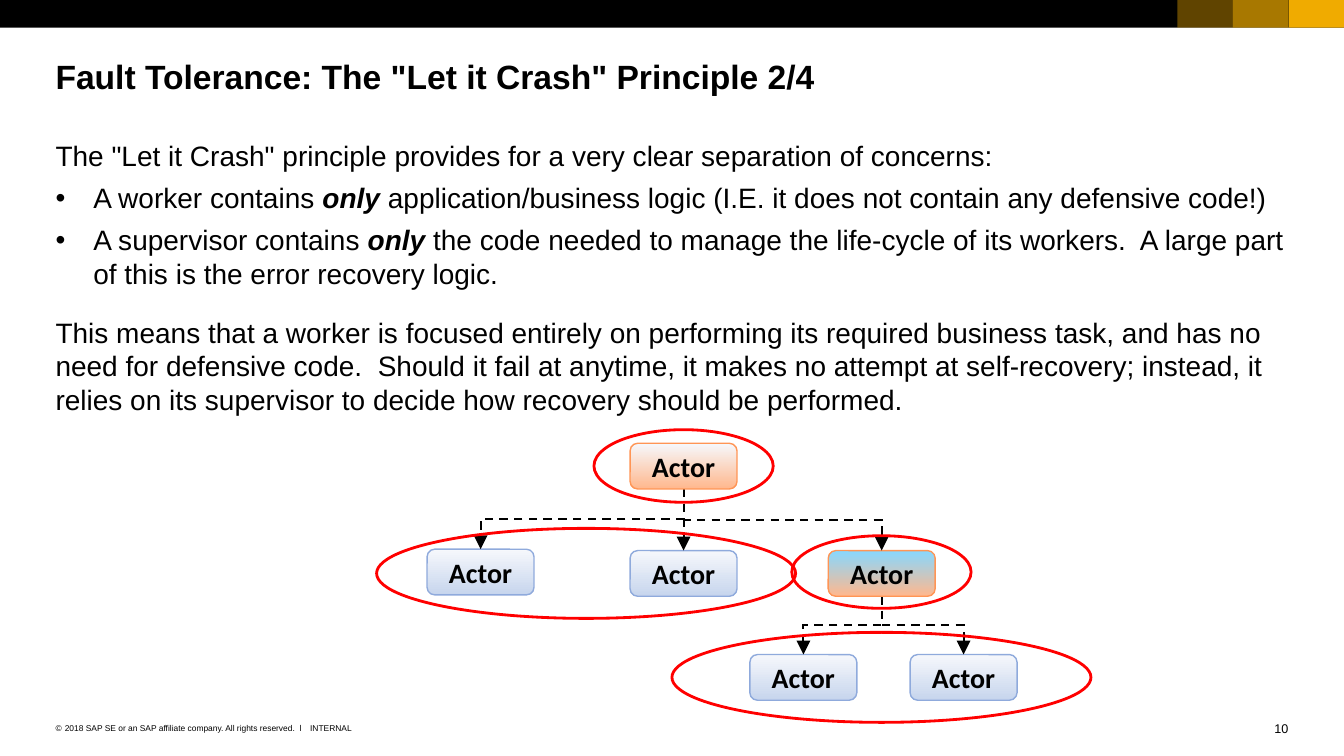
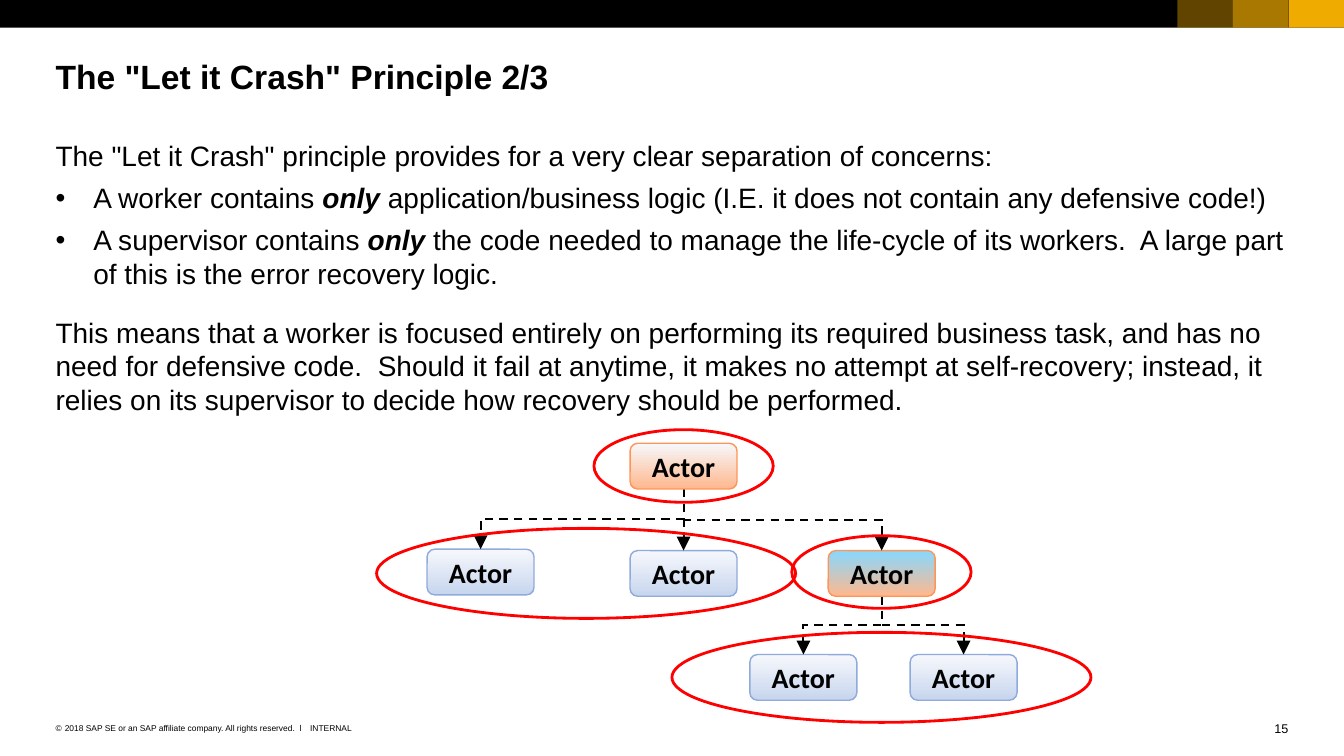
Before and after one commit to ChrisWhealy/WeatherDemo, a slide deck: slide 15 of documentation/Using the Actor Model.ppsx (slide 10 before the commit). Drawn at 1344x756 pixels with LibreOffice and Linux fonts; fonts in the diff are those of the drawing. Boxes give left, top, right and bottom in pixels: in the first picture for what was removed or moved away, otherwise in the second. Text is boxed around its words. In the diff, an @@ line names an element or a change of style, - is before the commit and + after.

```diff
--- a/documentation/Using the Actor Model.ppsx
+++ b/documentation/Using the Actor Model.ppsx
@@ title at (56,64,549,96): text changed @@
-Fault Tolerance: The "Let it Crash" Principle 2/4
+The "Let it Crash" Principle 2/3
@@ page number at (1274,724,1288,733): text changed @@
-10
+15
```
Also in this commit, not shown: 9 other slides changed, 7 slides added, 2 slides removed.
